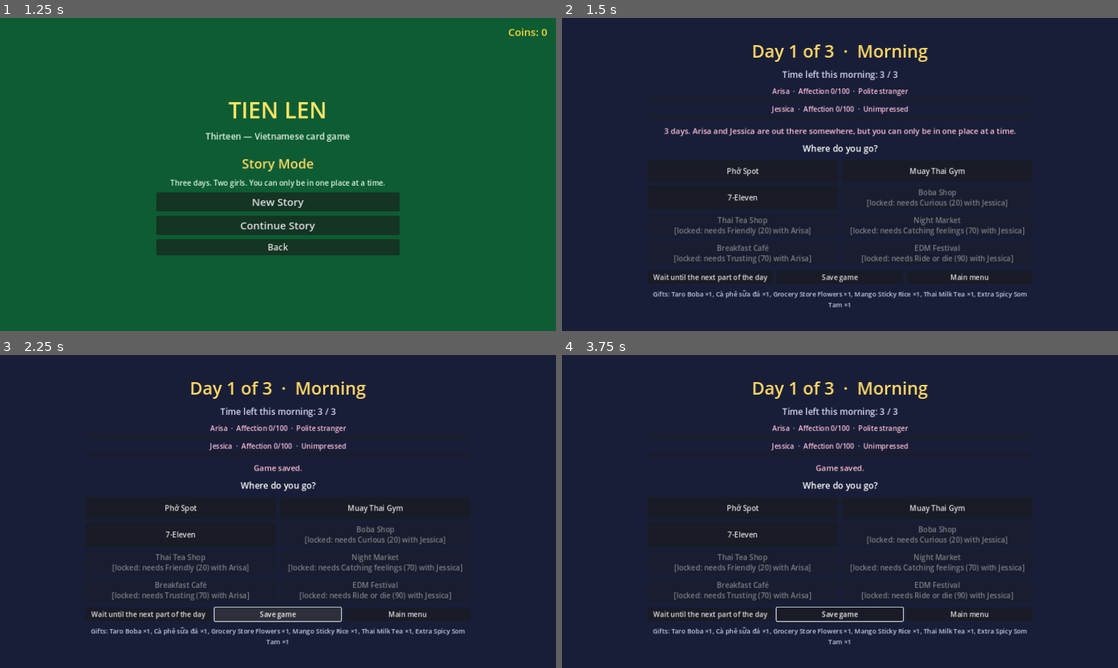
Above: before the commit, frames 1-4 (two rows, left to right).
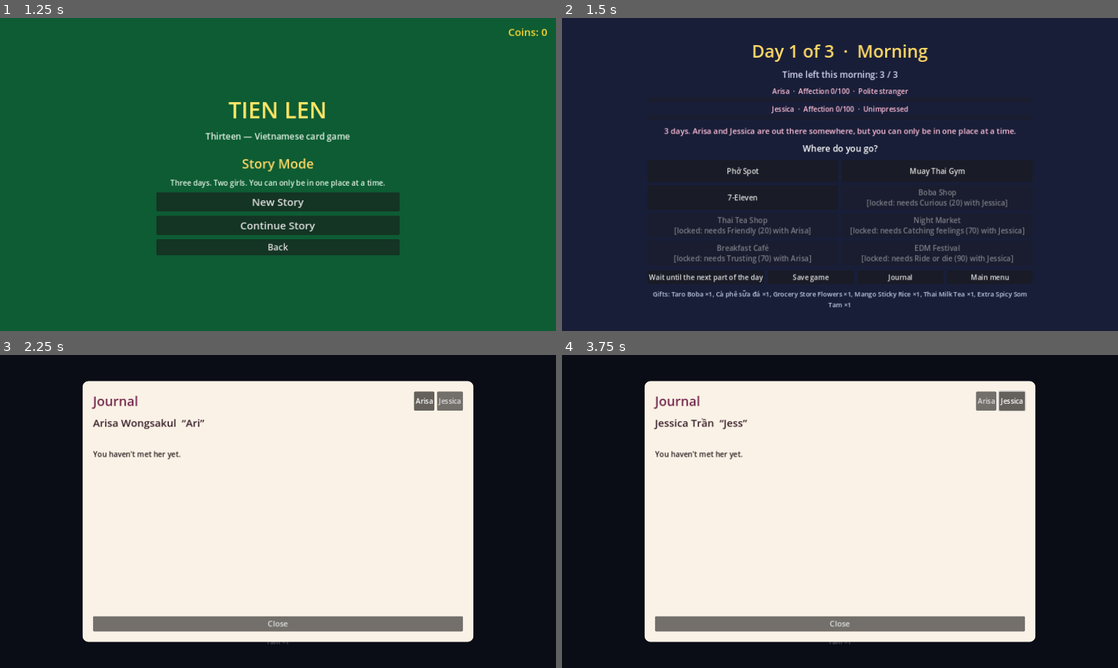
Above: after the commit, the same moments.

Repository: kyogic/13-card-game
Game: Godot game, scene res://scenes/app.tscn
Two runs of this game, one before a commit and one after it. Both use one fixed random seed, a clock stepped at 60 frames per second and the inputs below.
Inputs (mouse positions are in pixels of both pictures, inside the frame that each line leads up to):
- Up to frame 1 (1.25 s): click "Story Mode" at 0.5 s
- Up to frame 2 (1.5 s): click "New Story" at 1.25 s
- Up to frame 3 (2.25 s): click (339, 614) at 2 s, where only the run after the commit has a clickable "Journal"
- Up to frame 4 (3.75 s): click (984, 401) at 2.75 s, where only the run after the commit has a clickable "Arisa"; click (1012, 401) at 3.5 s, where only the run after the commit has a clickable "Jessica"

Frame 1 is identical in both runs. In frame 2, 0.6% of the frame differs, in the area x 15-81%, y 81-85%; in frame 3, 100%; in frame 4, 100%, in the area x 0-100%, y 0-100%.

Commit message:
Story Mode: journal of what you've learned about each girl
- Journal autoload records facts as conversations reveal them (new
  fact_learned / conversation_opened events), right quiz answers, gift
  reactions, and who you've met; saved with the story
- Journal screen (from the calendar and conversations): a page per girl
  with known facts (n of total), and gifts she loved/liked/disliked
- Fact labels come from trivia ids, or an optional journal_label

Co-Authored-By: Claude Opus 5.5 <noreply@anthropic.com>
Claude-Session: https://claude.ai/code/session_014DXRZL11i9gK84TREh4B5Z

Diff:
--- a/project.godot
+++ b/project.godot
@@ -24,6 +24,7 @@
 Affection="*res://scripts/dating/affection_system.gd"
 Calendar="*res://scripts/dating/calendar.gd"
 SaveGame="*res://scripts/core/save_system.gd"
+Journal="*res://scripts/dating/journal.gd"
 
 [display]
 
--- a/scripts/core/event_bus.gd
+++ b/scripts/core/event_bus.gd
@@ -21,6 +21,8 @@
 signal talk_choice_made(info: Dictionary)   # {character_id, quality}
 signal trivia_answered(info: Dictionary)    # {character_id, question, correct}
 signal gift_given(info: Dictionary)         # {character_id, gift_id, category}
+signal conversation_opened(info: Dictionary)  # {character_id, location}
+signal fact_learned(info: Dictionary)       # {character_id, facts: [trivia ids], source: "talk"|"quiz"}
 signal affection_changed(info: Dictionary)  # {character_id, delta, value, reason}
 signal affection_stage_reached(info: Dictionary)  # {character_id, stage, unlocks}
 signal time_advanced(info: Dictionary)      # {slot_index, time_left}
--- a/scripts/core/game_state.gd
+++ b/scripts/core/game_state.gd
@@ -8,7 +8,8 @@
 var location := ""             # where the player is this slot ("" = choosing)
 var in_date := false           # a Tiến Lên date is being played
 ## character id -> {affection, unlocks, stages, trivia_answered (ids), talks_seen (exchange and
-## fact ids), soft_facts_seen, start_affection, start_unlocks}
+## fact ids), soft_facts_seen, start_affection, start_unlocks, met, known_facts (trivia ids the
+## journal shows), gift_notes (gift id -> her reaction)}
 var characters := {}
 var inventory := {}            # gift id -> count
 var match_record := {"wins": 0, "losses": 0}  # whole story
@@ -32,7 +33,7 @@
 	if not characters.has(id):
 		characters[id] = {"affection": 0, "unlocks": [], "stages": [], "trivia_answered": [],
 			"talks_seen": [], "soft_facts_seen": [], "start_affection": 0, "start_unlocks": [],
-			"story_start_affection": 0}
+			"story_start_affection": 0, "met": false, "known_facts": [], "gift_notes": {}}
 	return characters[id]
 
 
--- a/scripts/dating/dating_layer.gd
+++ b/scripts/dating/dating_layer.gd
@@ -7,6 +7,7 @@
 const CalendarScreen := preload("res://scripts/ui/calendar_screen.gd")
 const SummaryScreen := preload("res://scripts/ui/summary_screen.gd")
 const DebugPanel := preload("res://scripts/ui/debug_panel.gd")
+const JournalScreen := preload("res://scripts/ui/journal_screen.gd")
 const ReactionBubble := preload("res://scripts/ui/reaction_bubble.gd")
 const AffectionMeter := preload("res://scripts/ui/affection_meter.gd")
 
@@ -14,6 +15,7 @@
 var calendar
 var conversation
 var summary
+var journal
 var debug_panel
 var bubble
 var date_meter
@@ -36,10 +38,14 @@
 	conversation.action_taken.connect(_on_action_taken)
 	conversation.left.connect(_show_calendar)
 	screens.add_child(conversation)
+	journal = JournalScreen.new()
 	summary = SummaryScreen.new()
 	summary.closed.connect(_on_summary_closed)
 	summary.menu_requested.connect(_return_to_menu)
 	screens.add_child(summary)
+	screens.add_child(journal)  # overlay above the other screens
+	calendar.journal_pressed.connect(func(): journal.open())
+	conversation.journal_pressed.connect(func(): journal.open(conversation.character_id))
 
 	# During a date: her speech bubble down by her feet (so it never covers her face),
 	# growing upwards from just above her name, and her affection meter under her name.
@@ -75,6 +81,7 @@
 
 func hide_all() -> void:
 	screens.visible = false
+	journal.visible = false
 	date_meter.visible = false
 	bubble.dismiss()
 
--- /dev/null
+++ b/scripts/dating/journal.gd
@@ -0,0 +1,57 @@
+extends Node
+## The player's journal: what you've learned about each girl. Records facts as they come
+## up in conversation (fact_learned), her reaction to each gift, and whether you've met.
+## Fact labels come from her trivia: an optional "journal_label", else the trivia id.
+
+
+func _ready() -> void:
+	EventBus.conversation_opened.connect(func(i): GameState.char_state(i.character_id).met = true)
+	EventBus.fact_learned.connect(_on_fact_learned)
+	EventBus.gift_given.connect(_on_gift_given)
+
+
+func _on_fact_learned(info: Dictionary) -> void:
+	var known: Array = GameState.char_state(info.character_id).known_facts
+	for f in info.get("facts", []):
+		if not known.has(f):
+			known.append(f)
+
+
+func _on_gift_given(info: Dictionary) -> void:
+	GameState.char_state(info.character_id).gift_notes[info.gift_id] = info.category
+
+
+## Known facts in her trivia order: [{id, label, text}].
+func entries(id: String) -> Array:
+	var profile = Characters.profile(id)
+	if profile == null:
+		return []
+	var known: Array = GameState.char_state(id).known_facts
+	var result := []
+	for q in profile.trivia():
+		var qid: String = profile.trivia_id(q)
+		if known.has(qid):
+			result.append({"id": qid, "label": q.get("journal_label", _sentence_case(qid)), "text": q.answer})
+	return result
+
+
+## "boba_order" -> "Boba order".
+static func _sentence_case(id: String) -> String:
+	var words := id.replace("_", " ")
+	return words.substr(0, 1).to_upper() + words.substr(1)
+
+
+func total(id: String) -> int:
+	var profile = Characters.profile(id)
+	return profile.trivia().size() if profile else 0
+
+
+## Gift ids she's reacted to, grouped: {"loved": [...], "liked": [...], ...}.
+func gift_notes(id: String) -> Dictionary:
+	var grouped := {}
+	var notes: Dictionary = GameState.char_state(id).gift_notes
+	for g in notes:
+		if not grouped.has(notes[g]):
+			grouped[notes[g]] = []
+		grouped[notes[g]].append(g)
+	return grouped
--- a/scripts/ui/calendar_screen.gd
+++ b/scripts/ui/calendar_screen.gd
@@ -6,6 +6,7 @@
 signal wait_pressed
 signal save_pressed
 signal menu_pressed
+signal journal_pressed
 
 const AffectionMeter := preload("res://scripts/ui/affection_meter.gd")
 const Character := preload("res://scripts/character.gd")
@@ -69,6 +70,12 @@
 	save.size_flags_horizontal = Control.SIZE_EXPAND_FILL
 	save.pressed.connect(func(): save_pressed.emit())
 	row.add_child(save)
+	var journal := Button.new()
+	journal.text = "Journal"
+	journal.add_theme_font_size_override("font_size", 16)
+	journal.size_flags_horizontal = Control.SIZE_EXPAND_FILL
+	journal.pressed.connect(func(): journal_pressed.emit())
+	row.add_child(journal)
 	var menu := Button.new()
 	menu.text = "Main menu"
 	menu.tooltip_text = "Saves, then returns to the main menu"
--- a/scripts/ui/conversation_screen.gd
+++ b/scripts/ui/conversation_screen.gd
@@ -7,6 +7,7 @@
 
 signal action_taken(kind: String)
 signal left
+signal journal_pressed
 
 const AffectionMeter := preload("res://scripts/ui/affection_meter.gd")
 const Character := preload("res://scripts/character.gd")
@@ -57,6 +58,11 @@
 	subtitles_toggle.text = "English subtitles"
 	subtitles_toggle.toggled.connect(_on_subtitles_toggled)
 	top.add_child(subtitles_toggle)
+	var journal_button := Button.new()
+	journal_button.text = "Journal"
+	journal_button.add_theme_font_size_override("font_size", 16)
+	journal_button.pressed.connect(func(): journal_pressed.emit())
+	top.add_child(journal_button)
 	col.add_child(top)
 	status_label = Label.new()
 	status_label.add_theme_font_size_override("font_size", 17)
@@ -107,6 +113,7 @@
 	meter.set_character(id)
 	_clear_choices()
 	visible = true
+	EventBus.fire("conversation_opened", {"character_id": id, "location": location})
 	_say_event("greeting")
 
 
@@ -233,6 +240,7 @@
 		var f: Dictionary = next.data
 		st.soft_facts_seen.append(f.id)
 		GameState.log_event("talk", "%s opened up about %s." % [profile.first_name(), f.id.replace("_", " ")])
+		_learned([f.id], "talk")
 		var reveal: Dictionary = f.duplicate()
 		reveal["speaker"] = character_id
 		_play(_lines([reveal]), func(): _say_event("on_soft_fact_revealed", func(): action_taken.emit("talk")))
@@ -241,6 +249,7 @@
 		var fact: Dictionary = next.data
 		st.talks_seen.append(fact.id)
 		GameState.log_event("talk", "%s mentioned her %s." % [profile.first_name(), fact.id.replace("_", " ")])
+		_learned(fact.get("teaches", []), "talk")
 		_play(_lines(fact.lines), func(): action_taken.emit("talk"))
 		return
 	var ex: Dictionary = next.data
@@ -253,10 +262,16 @@
 				ex.id.replace("_", " "), choice.quality])
 			EventBus.fire("talk_choice_made", {"character_id": character_id, "quality": choice.quality,
 				"exchange": ex.id})
+			_learned(ex.get("teaches", []), "talk")
 			_play(_lines(choice.reply), func(): action_taken.emit("talk"))))
 
 
 ## Questions she'll still ask: not answered yet, and within her current affection gate.
+## Tells the journal (and anyone else) what you just found out about her.
+func _learned(facts: Array, source: String) -> void:
+	EventBus.fire("fact_learned", {"character_id": character_id, "facts": facts, "source": source})
+
+
 func _unanswered_trivia() -> Array:
 	var st: Dictionary = GameState.char_state(character_id)
 	return profile.trivia_available(st.affection).filter(
@@ -280,6 +295,7 @@
 		EventBus.fire("trivia_answered", {"character_id": character_id, "question": Character.trivia_id(q),
 			"correct": correct})
 		if correct:
+			_learned([Character.trivia_id(q)], "quiz")
 			_say_event("on_trivia_correct", func(): action_taken.emit("quiz"))
 		else:
 			_say_event("on_trivia_wrong", func(): action_taken.emit("quiz")))  # no answer: learn it by talking
--- /dev/null
+++ b/scripts/ui/journal_screen.gd
@@ -0,0 +1,117 @@
+extends Control
+## Journal overlay: one page per girl with what you've learned about her and how she
+## reacted to your gifts. Opened from the calendar and from conversations.
+
+signal closed
+
+const Character := preload("res://scripts/character.gd")
+
+var character_id := ""
+var tabs: HBoxContainer
+var title: Label
+var progress_label: Label
+var facts_label: Label
+var gifts_label: Label
+
+
+func _init() -> void:
+	set_anchors_and_offsets_preset(Control.PRESET_FULL_RECT)
+	mouse_filter = Control.MOUSE_FILTER_STOP
+	var dim := ColorRect.new()
+	dim.color = Color(0, 0, 0, 0.6)
+	dim.set_anchors_and_offsets_preset(Control.PRESET_FULL_RECT)
+	add_child(dim)
+	var center := CenterContainer.new()
+	center.set_anchors_and_offsets_preset(Control.PRESET_FULL_RECT)
+	add_child(center)
+	var panel := PanelContainer.new()
+	var style := StyleBoxFlat.new()
+	style.bg_color = Color(0.98, 0.95, 0.9)
+	style.set_corner_radius_all(14)
+	style.set_content_margin_all(24)
+	panel.add_theme_stylebox_override("panel", style)
+	panel.custom_minimum_size = Vector2(900, 600)
+	center.add_child(panel)
+	var col := VBoxContainer.new()
+	col.add_theme_constant_override("separation", 10)
+	panel.add_child(col)
+	var top := HBoxContainer.new()
+	var heading := _label("Journal", 30, Color(0.45, 0.15, 0.3))
+	heading.size_flags_horizontal = Control.SIZE_EXPAND_FILL
+	top.add_child(heading)
+	tabs = HBoxContainer.new()
+	tabs.add_theme_constant_override("separation", 6)
+	top.add_child(tabs)
+	col.add_child(top)
+	title = _label("", 24, Color(0.2, 0.1, 0.15))
+	col.add_child(title)
+	progress_label = _label("", 16, Color(0.4, 0.3, 0.35))
+	col.add_child(progress_label)
+	var scroll := ScrollContainer.new()
+	scroll.size_flags_vertical = Control.SIZE_EXPAND_FILL
+	scroll.horizontal_scroll_mode = ScrollContainer.SCROLL_MODE_DISABLED
+	facts_label = _label("", 17, Color(0.15, 0.1, 0.12))
+	facts_label.autowrap_mode = TextServer.AUTOWRAP_WORD_SMART
+	facts_label.size_flags_horizontal = Control.SIZE_EXPAND_FILL
+	scroll.add_child(facts_label)
+	col.add_child(scroll)
+	gifts_label = _label("", 16, Color(0.3, 0.2, 0.25))
+	gifts_label.autowrap_mode = TextServer.AUTOWRAP_WORD_SMART
+	col.add_child(gifts_label)
+	var close := Button.new()
+	close.text = "Close"
+	close.add_theme_font_size_override("font_size", 18)
+	close.pressed.connect(func():
+		visible = false
+		closed.emit())
+	col.add_child(close)
+	visible = false
+
+
+func _label(text: String, font_size: int, color: Color) -> Label:
+	var l := Label.new()
+	l.text = text
+	l.add_theme_font_size_override("font_size", font_size)
+	l.add_theme_color_override("font_color", color)
+	return l
+
+
+## Opens on `id` (or the first girl).
+func open(id := "") -> void:
+	for c in tabs.get_children():
+		tabs.remove_child(c)
+		c.queue_free()
+	for cid in Characters.ids():
+		var b := Button.new()
+		b.text = Characters.profile(cid).first_name()
+		b.toggle_mode = true
+		b.pressed.connect(show_page.bind(cid))
+		tabs.add_child(b)
+	visible = true
+	show_page(id if id != "" else Characters.ids()[0])
+
+
+func show_page(id: String) -> void:
+	character_id = id
+	var ids: Array = Characters.ids()
+	for i in tabs.get_child_count():
+		tabs.get_child(i).set_pressed_no_signal(ids[i] == id)
+	var profile = Characters.profile(id)
+	var st: Dictionary = GameState.char_state(id)
+	title.text = "%s  “%s”" % [profile.full_name(), profile.data.get("nickname", profile.first_name())]
+	if not st.met:
+		progress_label.text = ""
+		facts_label.text = "You haven't met her yet."
+		gifts_label.text = ""
+		return
+	var entries: Array = Journal.entries(id)
+	progress_label.text = "Things you know about her: %d of %d" % [entries.size(), Journal.total(id)]
+	facts_label.text = "\n".join(entries.map(func(e): return "•  %s:  %s" % [e.label, e.text])) \
+		if not entries.is_empty() else "Nothing yet. Talk to her to find out more."
+	var notes: Dictionary = Journal.gift_notes(id)
+	var parts := []
+	for category in ["loved", "liked", "neutral", "disliked"]:
+		if notes.has(category):
+			parts.append("%s: %s" % [category.capitalize(), ", ".join(notes[category].map(
+				func(g): return Character.pretty(g)))])
+	gifts_label.text = "Gifts  ·  " + ("   |   ".join(parts) if not parts.is_empty() else "you haven't given her anything yet")
--- a/tests/dating_test.gd
+++ b/tests/dating_test.gd
@@ -116,6 +116,29 @@
 	check(state.to_dict().characters.jessica.affection == 79, "state serializes")
 
 
+# --- Journal ------------------------------------------------------------------------
+
+func _journal_checks(quizzed: Dictionary) -> void:
+	var journal: Node = root.get_node("Journal")
+	var st: Dictionary = state.char_state("jessica")
+	check(st.met and not state.char_state("arisa").met, "journal knows who you've met")
+	check(st.known_facts.has("boba_order") and st.known_facts.has(quizzed.id),
+		"talk and right quiz answers are recorded: %s" % [st.known_facts])
+	var entries: Array = journal.entries("jessica")
+	check(entries.size() == st.known_facts.size() and entries.any(
+		func(e): return e.label == "Boba order" and e.text == "Taro with lychee jelly"), "journal entries")
+	check(journal.gift_notes("jessica") == {"loved": ["taro_boba"]}, "gift reactions noted")
+	convo.journal_pressed.emit()
+	var page = layer.journal
+	check(page.visible and page.character_id == "jessica" and "Taro with lychee jelly" in page.facts_label.text
+		and ("of %d" % journal.total("jessica")) in page.progress_label.text and "Taro Boba" in page.gifts_label.text,
+		"journal page from the conversation")
+	page.show_page("arisa")
+	check(page.facts_label.text == "You haven't met her yet.", "unmet girl's page")
+	page.get_child(1).find_children("*", "Button", true, false).filter(func(b): return b.text == "Close")[0].pressed.emit()
+	check(not page.visible and convo.visible, "closing the journal returns to the conversation")
+
+
 # --- Dialogue / conversation / reactions ------------------------------------------
 
 var app: Node
@@ -226,6 +249,7 @@
 	check(db.text_label.text in characters.profile("jessica").data.dialogue.on_gift_loved, "gift reaction line")
 	await _drain()
 	check(state.time_left == 1, "gifts are free")
+	await _journal_checks(q)
 
 	# Nickname: no "anh" until unlocked (Into it, 45).
 	check(not ("anh" in characters.profile("jessica").line("on_game_loss_player",
